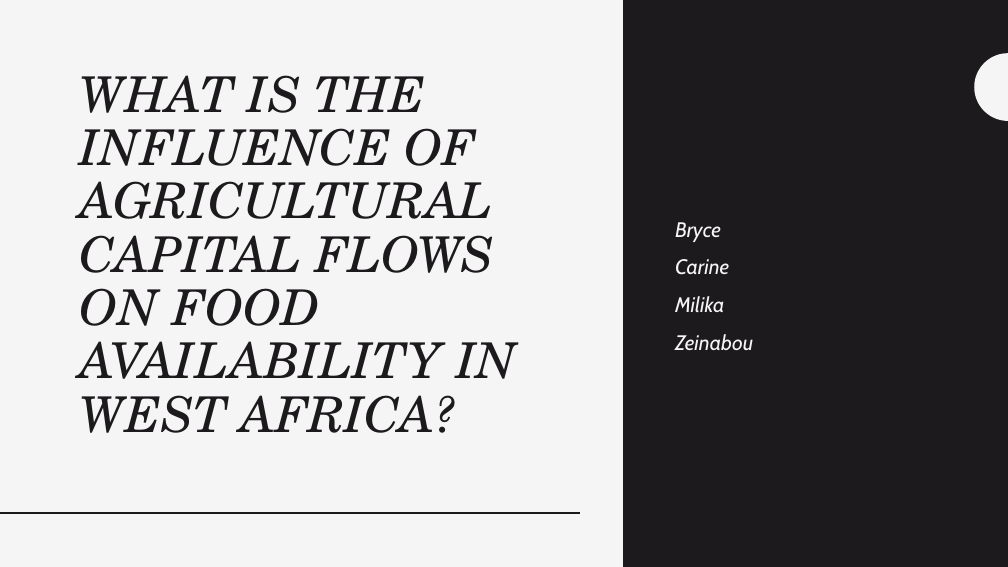
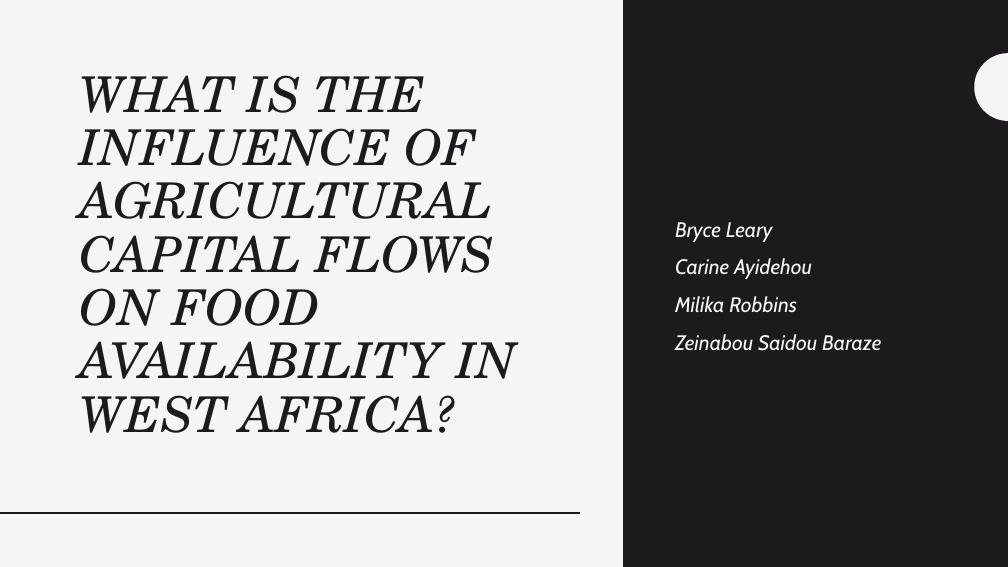
Before and after one commit to bryceleary/DSIFinal, a slide deck: slide 1 of Docs/dsifinal-presensation.pptx. Drawn at 1008x567 pixels with LibreOffice and Linux fonts; fonts in the diff are those of the drawing. Boxes give left, top, right and bottom in pixels: in the first picture for what was removed or moved away, otherwise in the second. Text is boxed around its words. In the diff, an @@ line names an element or a change of style, - is before the commit and + after.

```diff
--- a/Docs/dsifinal-presensation.pptx
+++ b/Docs/dsifinal-presensation.pptx
@@ subtitle at (675, 222, 881, 351): text changed @@
-Bryce
-Carine
-Milika
-Zeinabou
+Bryce Leary
+Carine Ayidehou
+Milika Robbins
+Zeinabou Saidou Baraze
```
Also in this commit, not shown: 6 other slides changed.
